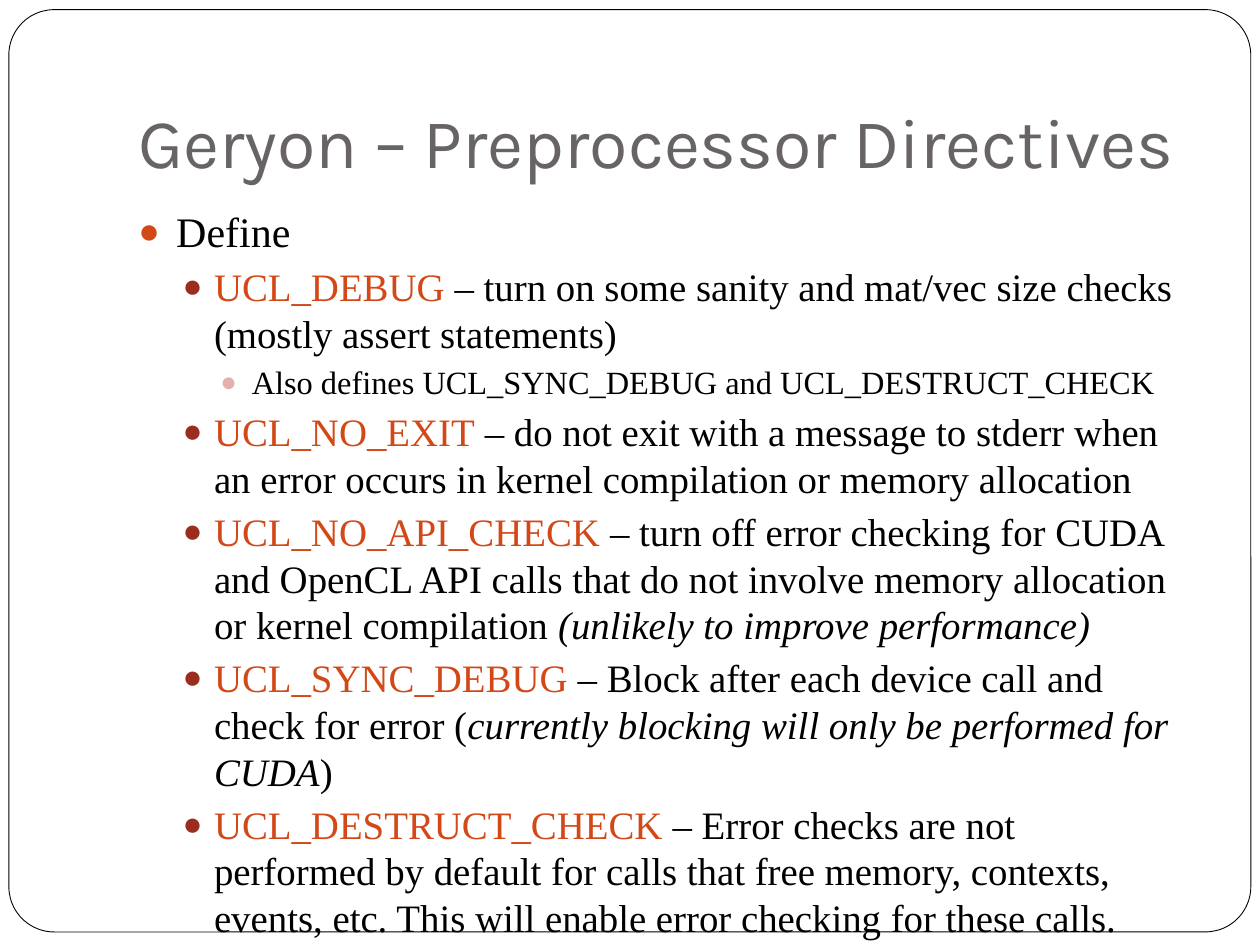
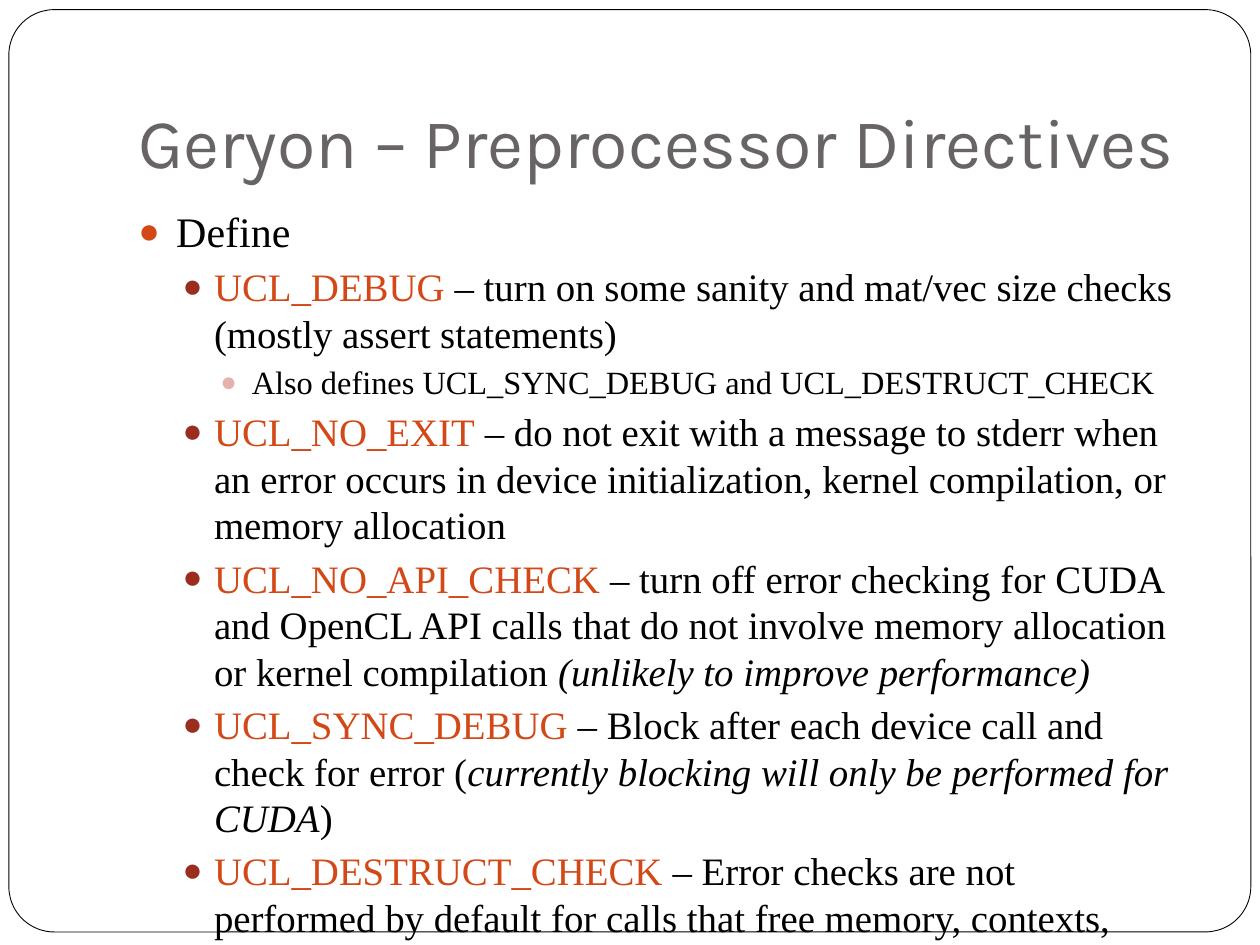
Before and after one commit to scicomp/geryon, a slide deck: slide 60 of geryon.pptx. Drawn at 1260x945 pixels with LibreOffice and Linux fonts; fonts in the diff are those of the drawing. Boxes give left, top, right and bottom in pixels: in the first picture for what was removed or moved away, otherwise in the second. Text is boxed around its words. In the diff, an @@ line names an element or a change of style, - is before the commit and + after.

Commit message:
Geryon: Adding more error checking options to device set function.

```diff
--- a/geryon.pptx
+++ b/geryon.pptx
@@ text at (214,419,1166,547): text changed @@
-  ● UCL_NO_EXIT – do not exit with a message to stderr when an error occurs in kernel compilation or memory allocation
+  ● UCL_NO_EXIT – do not exit with a message to stderr when an error occurs in device initialization, kernel compilation, or memory allocation
```
Also in this commit, not shown: 3 other slides changed, 1 slide added, 3 other files.
